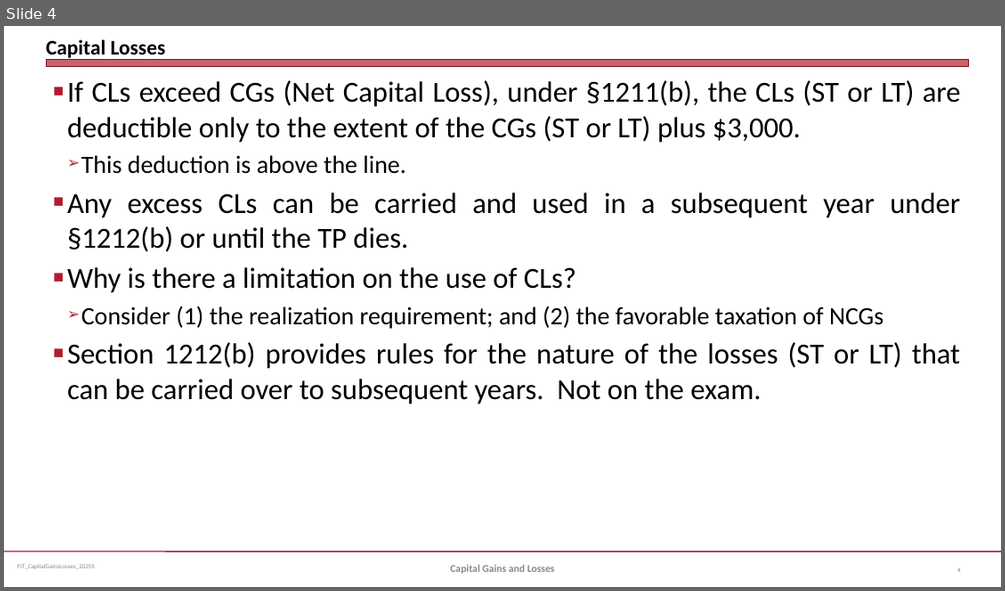
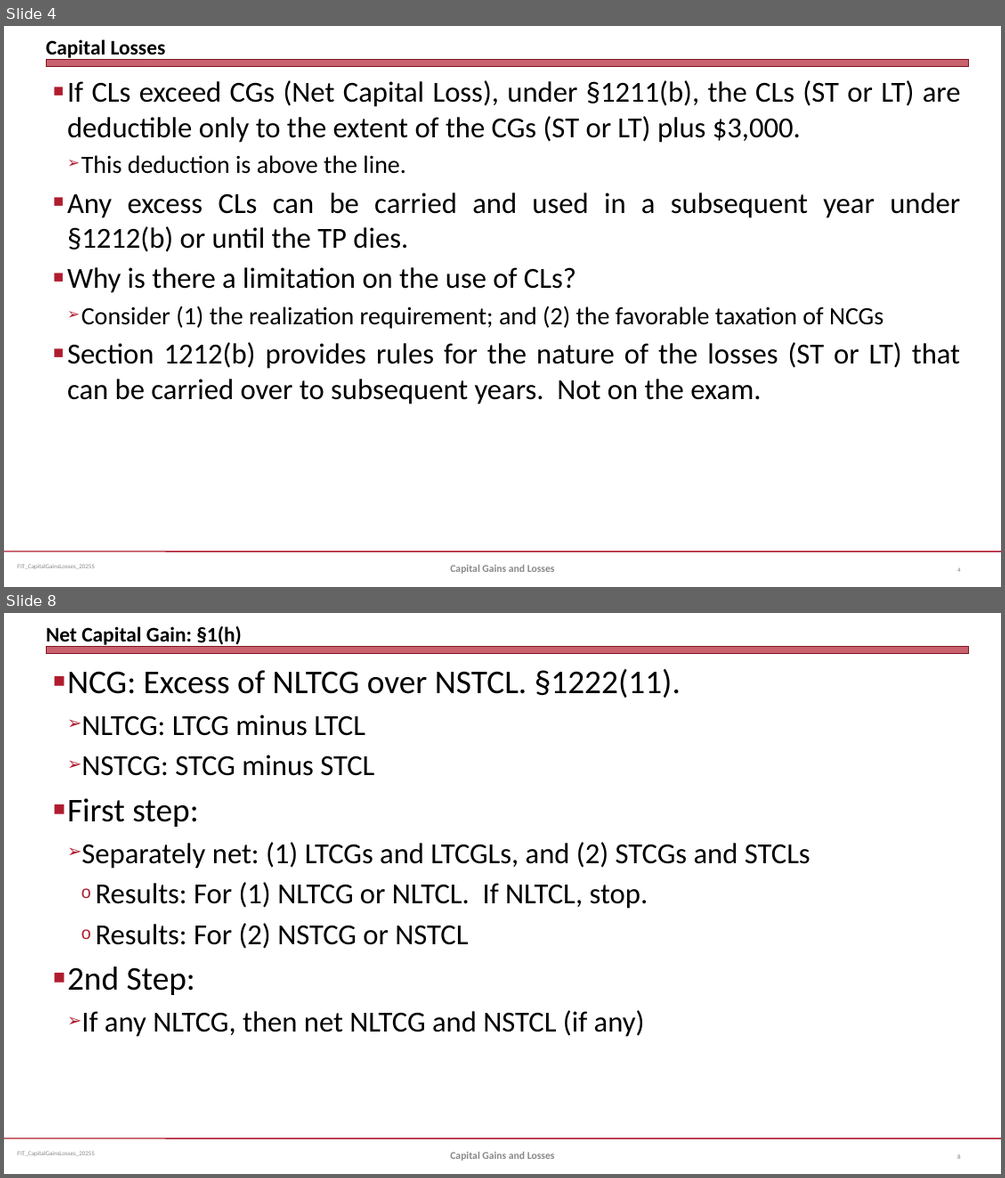
Before and after one commit to jmc877/Fed-Income-Tax, a slide deck: slides/FIT_CapitalGainsLosses_2025S.pptx. Shown one above the other, each under a label of ours: slide 4 before the commit, slides 4 and 8 after it; the slides between them are not shown. The pictures are 1005x591 and 1005x1178 pixels, drawn with LibreOffice and Linux fonts; fonts in the diff are those of the drawing. Boxes give left, top, right and bottom in pixels: in the first picture for what was removed or moved away, otherwise in the second. Text is boxed around its words. In the diff, an @@ line names an element or a change of style, - is before the commit and + after.

```diff
--- a/slides/FIT_CapitalGainsLosses_2025S.pptx
+++ b/slides/FIT_CapitalGainsLosses_2025S.pptx
@@ slide 8 added at (4,613,1001,1174), background #FFFFFF; not listed: 3 template elements that a slide beside it also shows @@
@@ title added at (46,626,242,647), 20 pt, text #000000, bold @@
+Net Capital Gain: §1(h)
@@ text added at (67,669,810,1037), 28 pt, text #000000 @@
+■ NCG: Excess of NLTCG over NSTCL. §1222(11).
+  ➢ NLTCG: LTCG minus LTCL
+  ➢ NSTCG: STCG minus STCL
+■ First step:
+  ➢ Separately net: (1) LTCGs and LTCGLs, and (2) STCGs and STCLs
+    o Results: For (1) NLTCG or NLTCL. If NLTCL, stop.
+    o Results: For (2) NSTCG or NSTCL
+■ 2nd Step:
+  ➢ If any NLTCG, then net NLTCG and NSTCL (if any)
@@ text added at (450,1151,555,1160), 10 pt, text #898989, bold @@
+Capital Gains and Losses
@@ page number added at (957,1154,961,1159), 6 pt, text #808080 @@
+8
```
Also in this commit, not shown: 4 slides changed, 3 other slides added, 15 slides removed.
